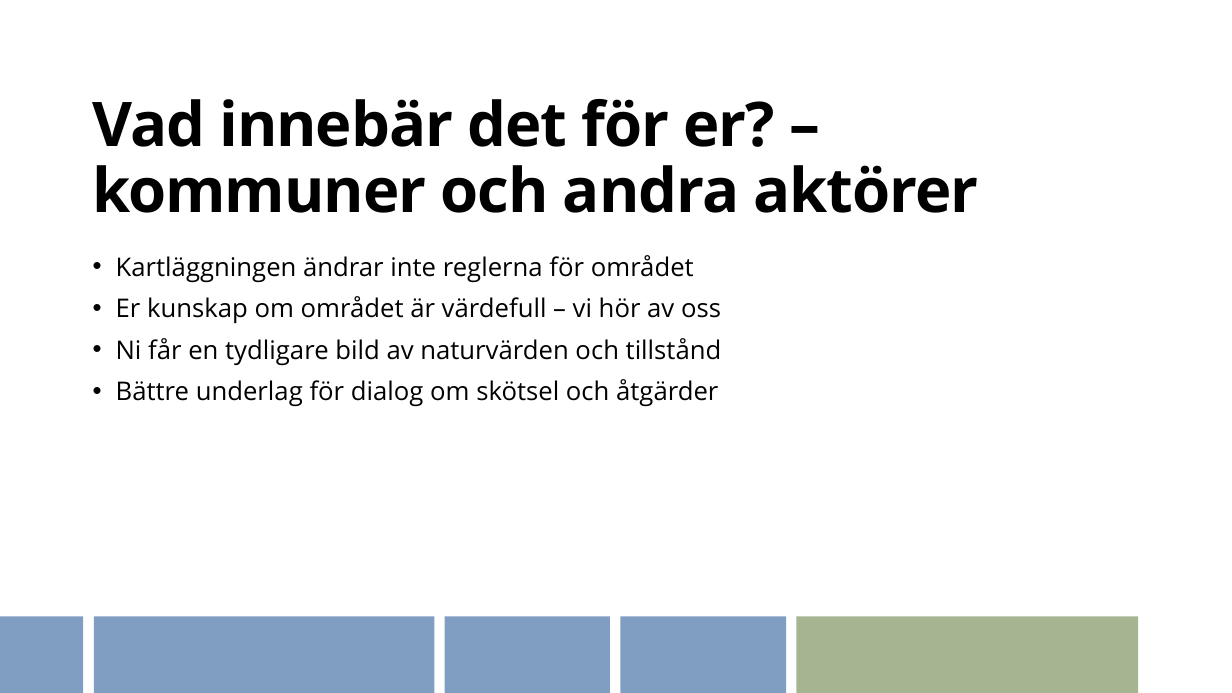
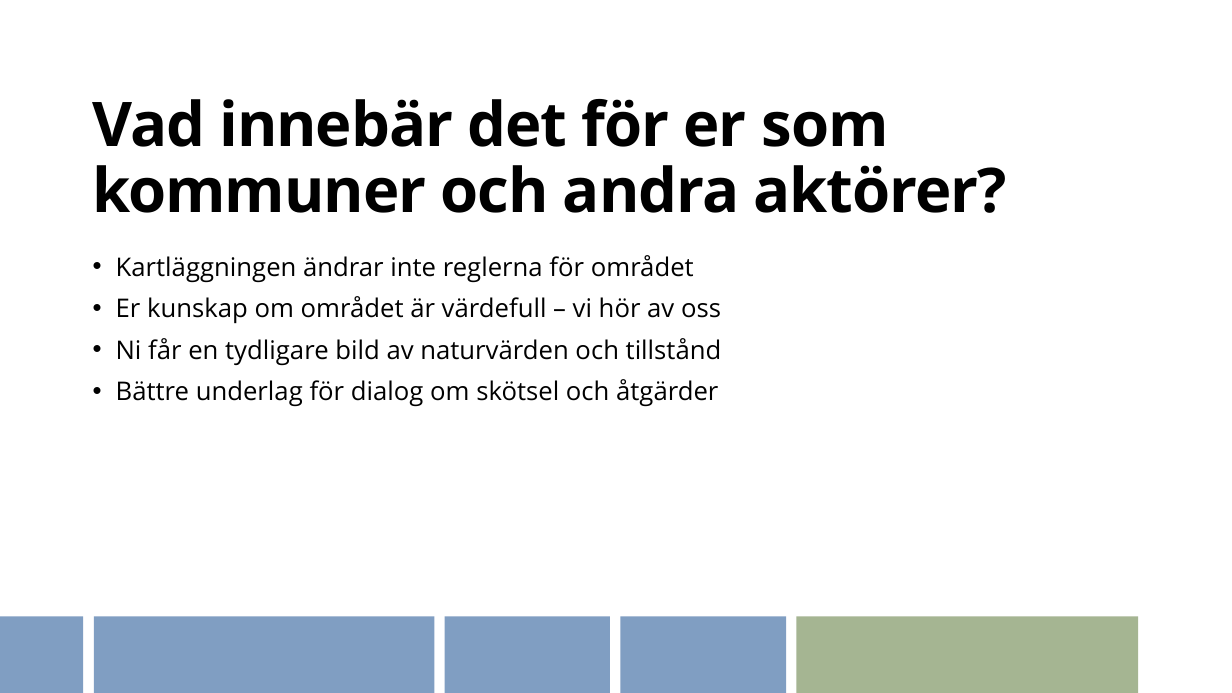
Before and after one commit to ulfboge/lansstyrelsen-nrr, a slide deck: slide 11 of docs/nrf-presentation-v2.pptx. Drawn at 1232x693 pixels with LibreOffice and Linux fonts; fonts in the diff are those of the drawing; background and template pictures are left out. Boxes give left, top, right and bottom in pixels: in the first picture for what was removed or moved away, otherwise in the second. Text is boxed around its words. In the diff, an @@ line names an element or a change of style, - is before the commit and + after.

```diff
--- a/docs/nrf-presentation-v2.pptx
+++ b/docs/nrf-presentation-v2.pptx
@@ title at [92,99,1007,213]: text changed @@
-Vad innebär det för er? – kommuner och andra aktörer
+Vad innebär det för er som kommuner och andra aktörer?
```
Also in this commit, not shown: 10 other slides changed.
